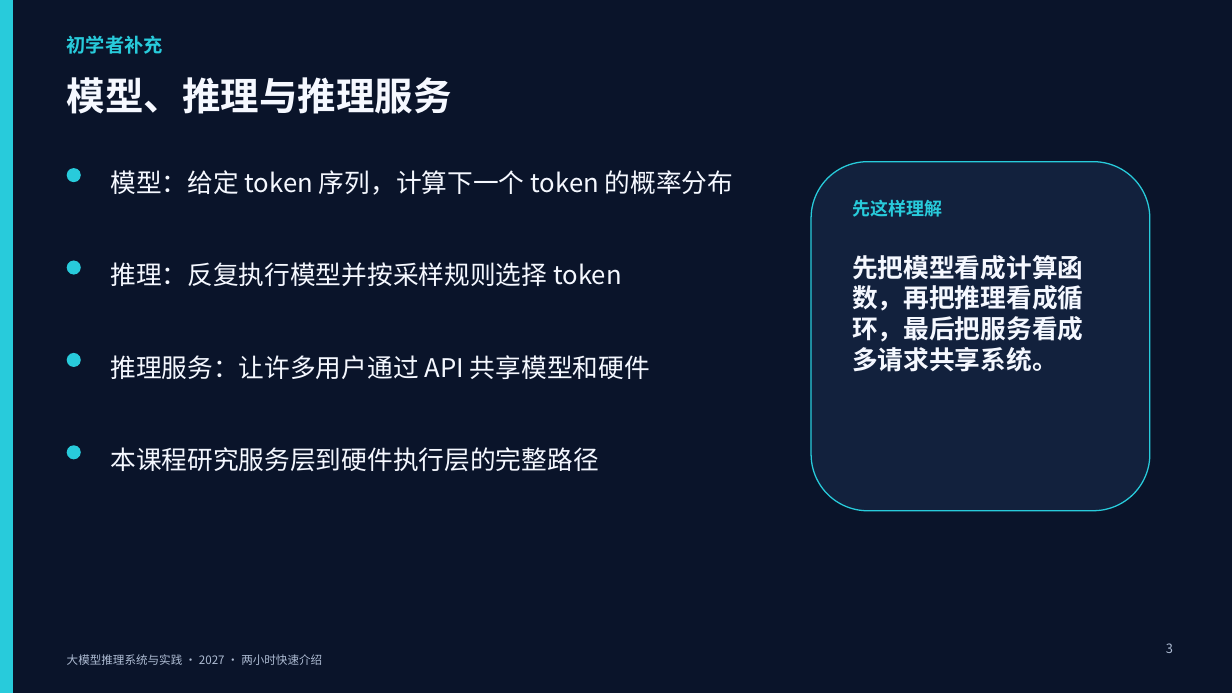
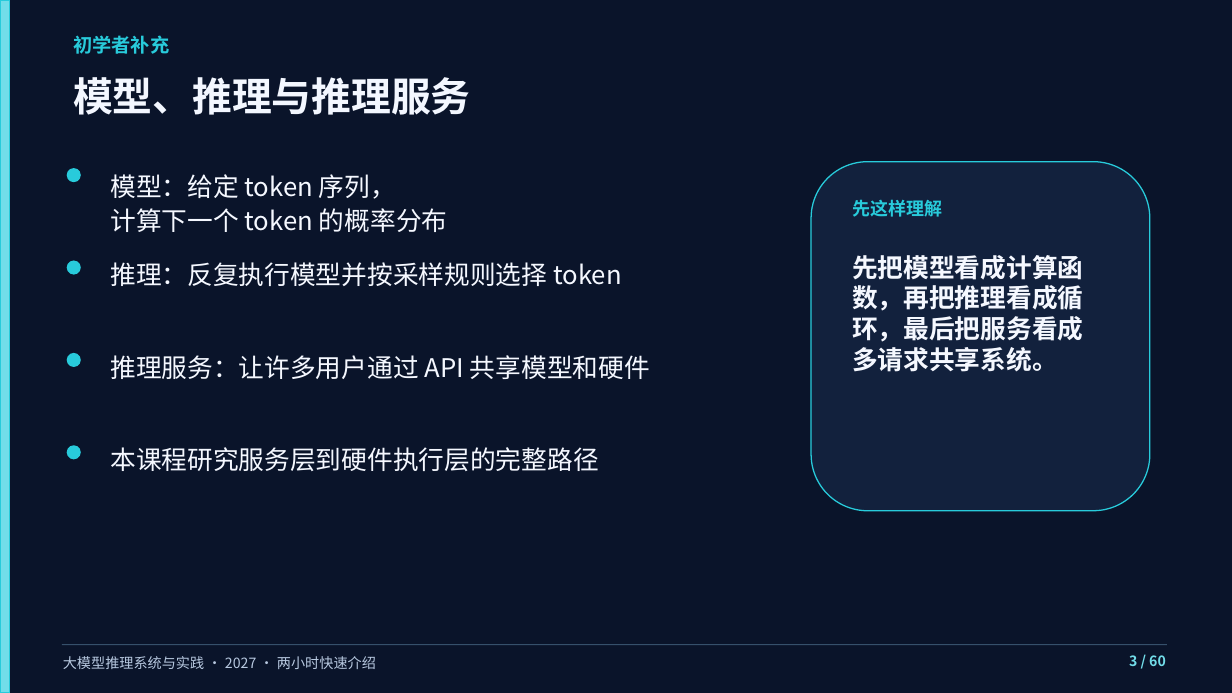
Before and after one commit to vLLM-HUST/intro-to-llm-inference-engines, a slide deck: slide 3 of build/slides/2027/course-overview/LLM推理系统_两小时快速介绍.pptx. Drawn at 1232x693 pixels with LibreOffice and Linux fonts; fonts in the diff are those of the drawing. Boxes give left, top, right and bottom in pixels: in the first picture for what was removed or moved away, otherwise in the second. Text is boxed around its words. In the diff, an @@ line names an element or a change of style, - is before the commit and + after.

Commit message:
Refine the projection layout across all ten course decks

```diff
--- a/build/slides/2027/course-overview/LLM推理系统_两小时快速介绍.pptx
+++ b/build/slides/2027/course-overview/LLM推理系统_两小时快速介绍.pptx
@@ rectangle resized from (x1=0, y1=0, x2=13, y2=693) to (x1=0, y1=0, x2=9, y2=693) @@
@@ rectangle at (x1=0, y1=0, x2=9, y2=693): fill #28CBDB to #72DDE9 @@
@@ text "初学者补充" moved from (x1=67, y1=35, x2=163, y2=54) to (x1=73, y1=35, x2=169, y2=54) @@
@@ text "模型、推理与推理服务" at (x1=73, y1=77, x2=471, y2=115): size 30 to 31 pt, text colour #F5F8FF to #F3F7FF @@
@@ text at (x1=110, y1=174, x2=447, y2=232): text changed @@
-模型：给定 token 序列，计算下一个 token 的概率分布
+模型：给定 token 序列，
+计算下一个 token 的概率分布
@@ rectangle added at (x1=62, y1=644, x2=1167, y2=645), fill #36506B @@
@@ text "大模型推理系统与实践 · 2027 · 两小时快速介绍" at (x1=63, y1=656, x2=376, y2=669): size 9 to 11 pt, text colour #AEBCD3 to #B8C9E0; line spacing 1 to 1.1 @@
@@ rectangle removed at (x1=1119, y1=637, x2=1183, y2=670) @@
@@ text at (x1=1129, y1=655, x2=1166, y2=666): text changed; size 10 to 11 pt; text colour #AEBCD3 to #72DDE9; bold on @@
-3
+3 / 60
```
Also in this commit, not shown: 59 other slides changed, 9 other files.
